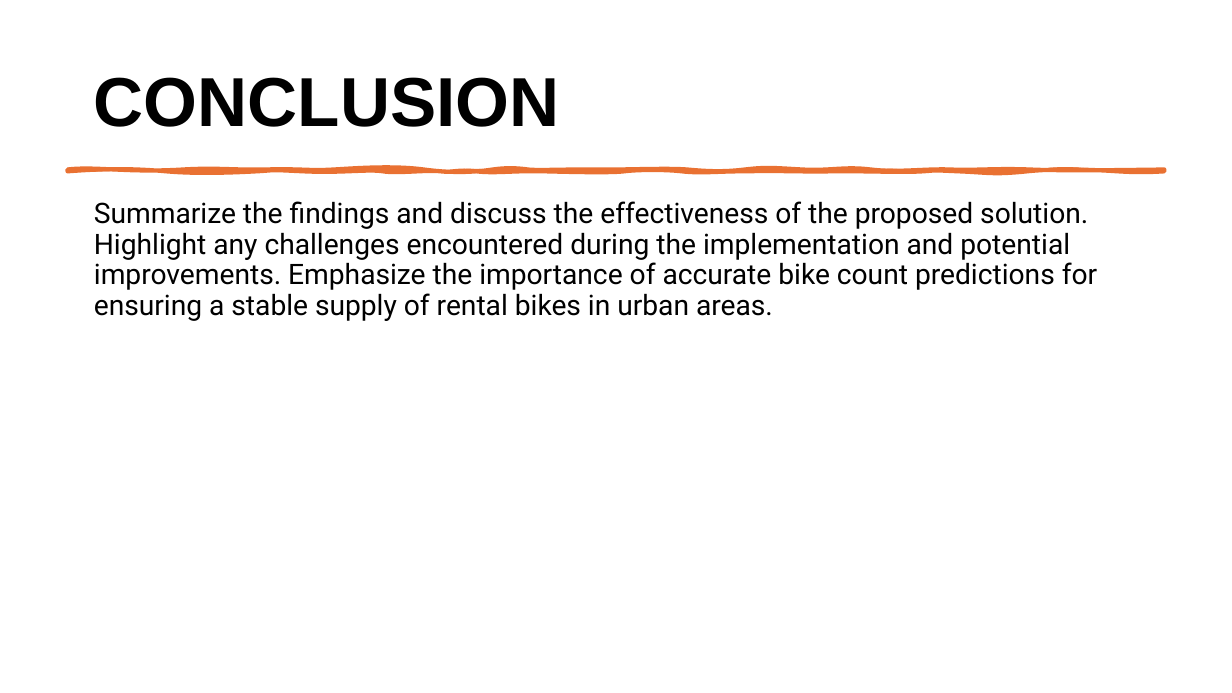
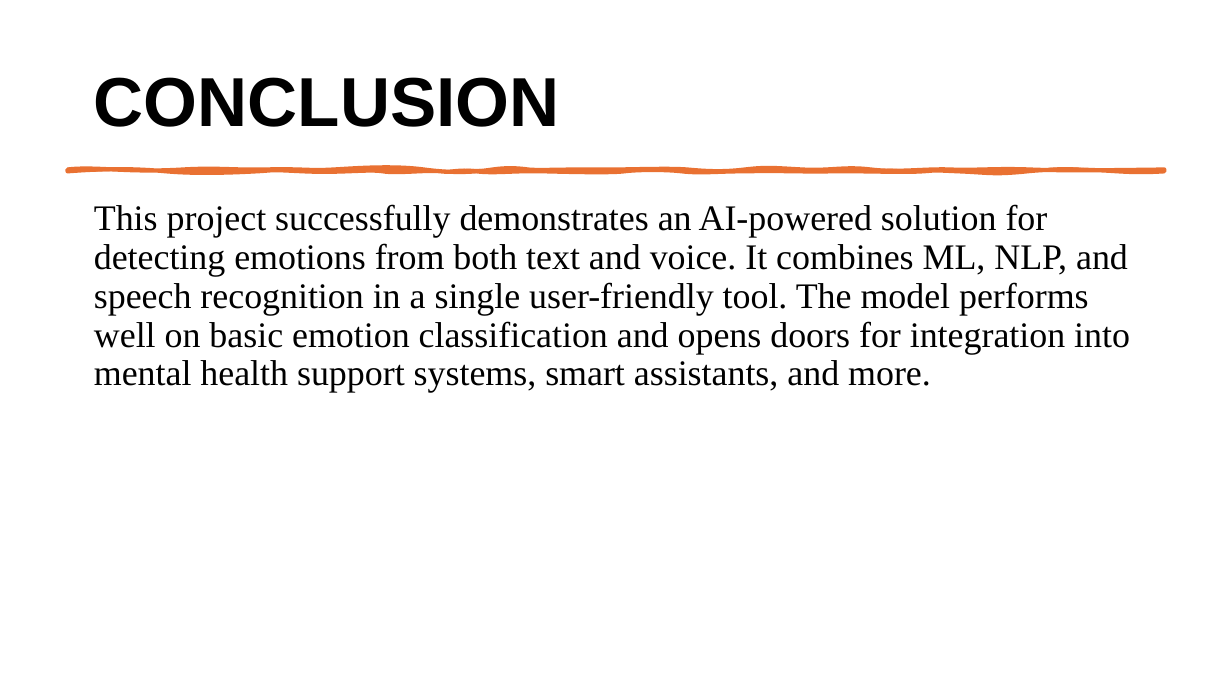
Before and after one commit to Rakshan1407/Edunet_Project, a slide deck: slide 8 of Project_ML.pptx. Drawn at 1232x693 pixels with LibreOffice and Linux fonts; fonts in the diff are those of the drawing. Boxes give left, top, right and bottom in pixels: in the first picture for what was removed or moved away, otherwise in the second. Text is boxed around its words. In the diff, an @@ line names an element or a change of style, - is before the commit and + after.

```diff
--- a/Project_ML.pptx
+++ b/Project_ML.pptx
@@ text at [94,204,1130,393]: text changed; size 22 to 28 pt; font Roboto to Times New Roman @@
-Summarize the findings and discuss the effectiveness of the proposed solution. Highlight any challenges encountered during the implementation and potential improvements. Emphasize the importance of accurate bike count predictions for ensuring a stable supply of rental bikes in urban areas.
+This project successfully demonstrates an AI-powered solution for detecting emotions from both text and voice. It combines ML, NLP, and speech recognition in a single user-friendly tool. The model performs well on basic emotion classification and opens doors for integration into mental health support systems, smart assistants, and more.
```
Also in this commit, not shown: 6 other slides changed, 2 slides added, 2 slides removed.
